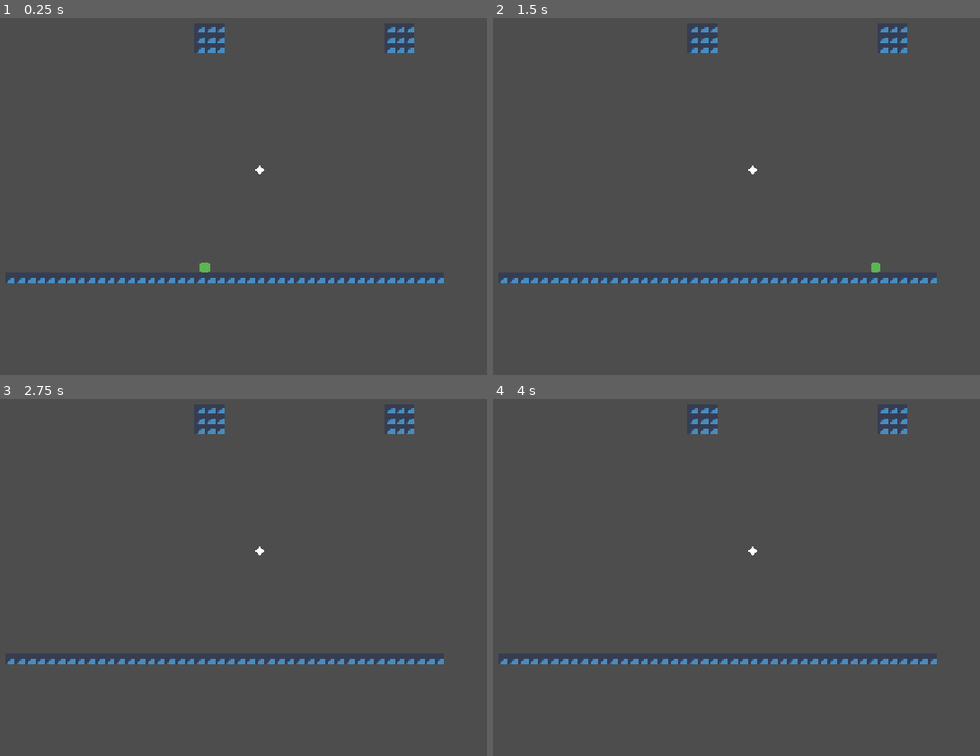
Above: before the commit, frames 1-4 (two rows, left to right).
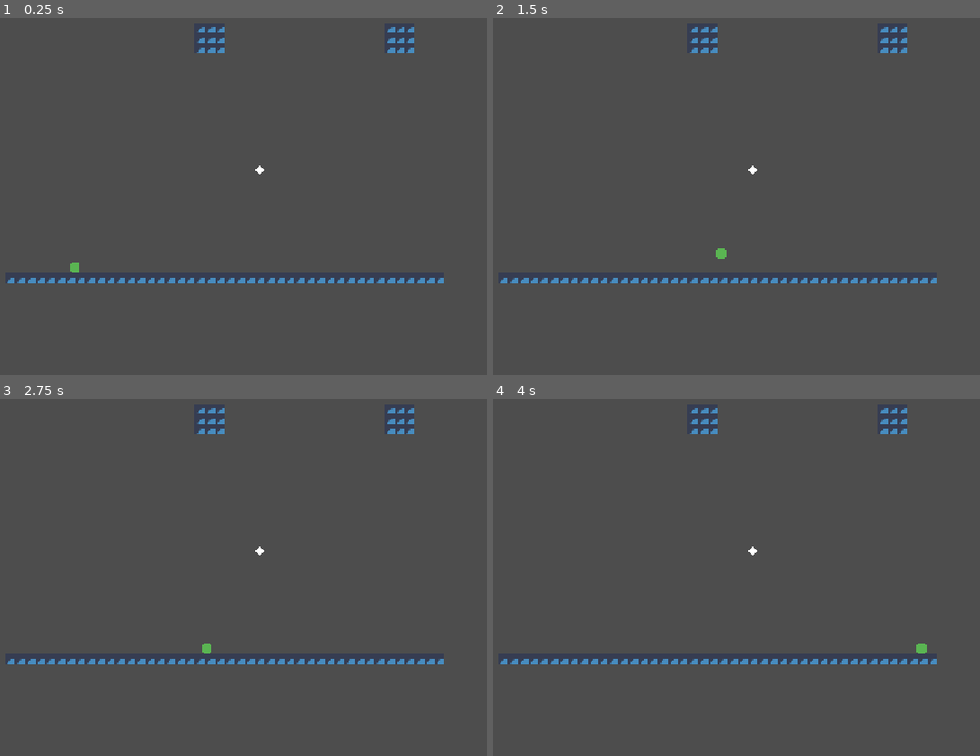
Above: after the commit, the same moments.

Repository: MadAvidCoder/Spin-phibian
Game: Godot game, scene res://scenes/main.tscn
Same seed, same stepped clock (60 frames per second), same inputs: the game is played once before the commit and once after it. The engine's default icon, where the game draws it, is replaced by a stand-in: a white triangle on a blue panel in a dark square.
Inputs (mouse positions are in pixels of both pictures, inside the frame that each line leads up to):
- Up to frame 1 (0.25 s): no input
- Up to frame 2 (1.5 s): tap Enter at 0.5 s; move the mouse to (858, 153) at 0.52 s; hold D (right) from 0.53 s (still down); click (858, 153) at 0.6 s; tap Space at 1.25 s; move the mouse to (556, 192) at 1.27 s; click (556, 192) at 1.35 s
- Up to frame 3 (2.75 s): tap Enter at 2 s; move the mouse to (277, 463) at 2.02 s; release D (right) at 2.03 s; hold A (left) from 2.03 s (still down); click (277, 463) at 2.1 s
- Up to frame 4 (4 s): tap Space at 2.75 s; move the mouse to (663, 634) at 2.77 s; release A (left) at 2.78 s; hold D (right) from 2.78 s (still down); click (663, 634) at 2.85 s; tap Enter at 3.5 s; move the mouse to (911, 613) at 3.52 s; click (911, 613) at 3.6 s

The runs differ from the first frame. In frame 1, 0.1% of the frame differs, in the area x 14-44%, y 68-72%; in frame 2, 0.1%, in the area x 45-80%, y 64-72%; in frame 3, less than 0.1%; in frame 4, less than 0.1%.

Commit message:
Implement Grapple Created a simple grapple mechanic, based on the mouse location

Diff:
--- a/src/scenes/main.tscn
+++ b/src/scenes/main.tscn
@@ -142,7 +142,7 @@
 [node name="Node2D" type="Node2D" unique_id=1309191250]
 
 [node name="Frog" parent="." unique_id=1809645032 instance=ExtResource("1_o5qli")]
-position = Vector2(576, 405)
+position = Vector2(368, 455)
 
 [node name="TileMapLayer" type="TileMapLayer" parent="." unique_id=646166360]
 position = Vector2(576, 324)
--- a/src/scripts/frog.gd
+++ b/src/scripts/frog.gd
@@ -1,7 +1,23 @@
 extends CharacterBody2D
 
-enum States {ground, air, grappled}
-var state: States = States.air
+enum States {
+	GROUND,
+	AIR,
+	PULLING,
+	ORBITING
+}
+
+var state: States = States.AIR
+
+@export_category("Grappling")
+@export var orbit_radius: float = 80.0
+@export var pull_speed: float = 600.0
+@export var max_angular_speed: float = 12.0
+var angular_speed: float = 6.0
+var angle: float = 0.0
+
+
+var anchor_pos: Vector2
 
 @export_category("Platforming")
 @export var gravity: Vector2 = Vector2(0, 50)
@@ -9,7 +25,13 @@
 const SPEED: float = 300.0
 
 func _physics_process(delta: float) -> void:
-	process_state()
+	# HACK: Temporary only
+	if Input.is_action_just_pressed("grapple"):
+		enter_grapple(get_global_mouse_position())
+	if Input.is_action_just_released("grapple"):
+		change_state(States.AIR)
+
+	process_state(delta)
 	move_and_slide()
 
 func change_state(new_state: States):
@@ -17,28 +39,56 @@
 	state = new_state
 	enter_state()
 
+func enter_grapple(pos: Vector2):
+	anchor_pos = pos
+	change_state(States.PULLING)
+
 func enter_state():
 	match state:
-		States.air:
+		States.AIR:
 			pass
+		States.ORBITING:
+			var offset = global_position - anchor_pos
+			angle = offset.angle()
+			var tangent = Vector2(-offset.y, offset.x).normalized()
+
+			angular_speed = velocity.dot(tangent) < orbit_radius
+			angular_speed = clamp(angular_speed, -max_angular_speed, max_angular_speed)
 
 func exit_state():
 	match state:
-		States.air:
+		States.AIR:
 			pass
+		States.ORBITING:
+			var tangent = Vector2.RIGHT.rotated(angle + PI / 2)
+			velocity = tangent * angular_speed * orbit_radius
 
-func process_state():
+func process_state(delta: float):
 	match state:
-		States.air:
+		States.AIR:
 			var input_direction = Input.get_axis("left", "right")
 			velocity.x = input_direction * SPEED
 			velocity += gravity
 			if is_on_floor():
-				change_state(States.ground)
+				change_state(States.GROUND)
 
-		States.ground:
+		States.GROUND:
 			var input_direction = Input.get_axis("left", "right")
 			velocity.x = input_direction * SPEED
 
 			if not is_on_floor():
-				change_state(States.air)
+				change_state(States.AIR)
+
+		States.PULLING:
+			var to_anchor = anchor_pos - global_position
+			var dist = to_anchor.length()
+
+			if dist <= orbit_radius:
+				change_state(States.ORBITING)
+				return
+
+			velocity = to_anchor.normalized() * pull_speed
+
+		States.ORBITING:
+			angle += angular_speed * delta
+			global_position = anchor_pos + Vector2.RIGHT.rotated(angle) * orbit_radius
